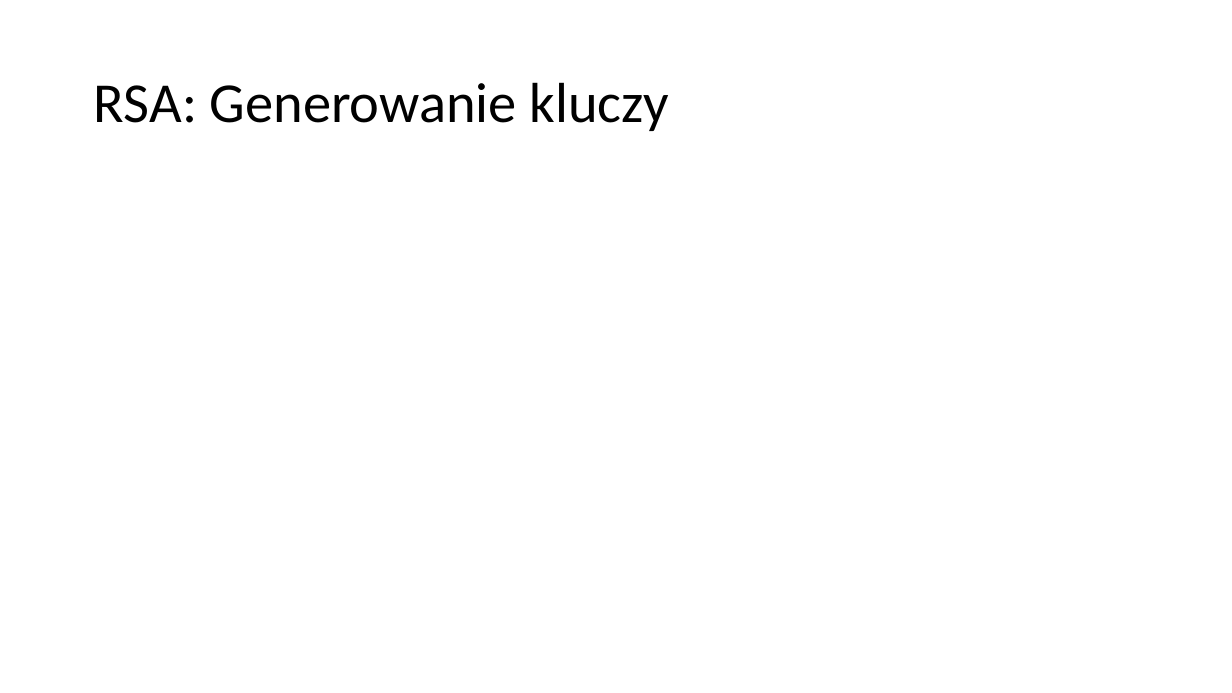
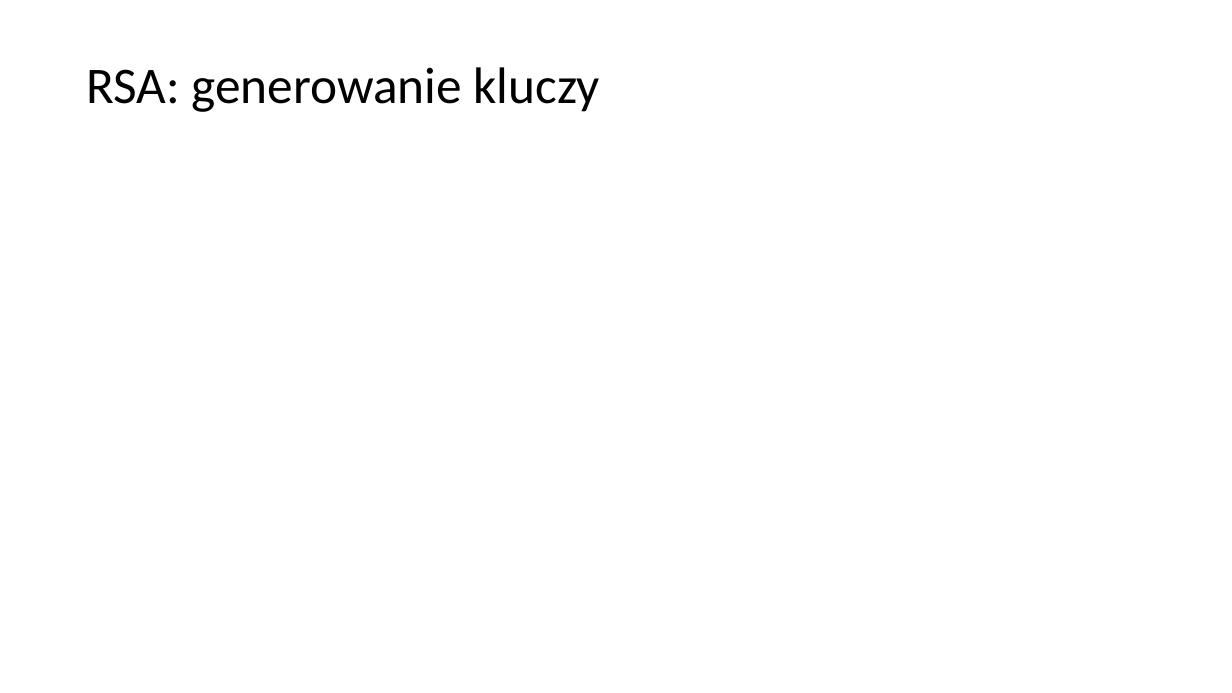
Before and after one commit to blackbat13/cs-lut, a slide deck: slide 5 of Algorytmy/Szyfrowanie asymetryczne.pptx. Drawn at 1232x693 pixels with LibreOffice and Linux fonts; fonts in the diff are those of the drawing; grey boxes stand for pictures. Boxes give left, top, right and bottom in pixels: in the first picture for what was removed or moved away, otherwise in the second. Text is boxed around its words. In the diff, an @@ line names an element or a change of style, - is before the commit and + after.

```diff
--- a/Algorytmy/Szyfrowanie asymetryczne.pptx
+++ b/Algorytmy/Szyfrowanie asymetryczne.pptx
@@ rectangle added at box(0, 0, 1232, 175), fill #FFFFFF @@
@@ title at box(86, 67, 600, 112): text changed; size 44 to 40 pt @@
-RSA: Generowanie kluczy
+RSA: generowanie kluczy
```
Also in this commit, not shown: 9 other slides changed, 1 other file.
